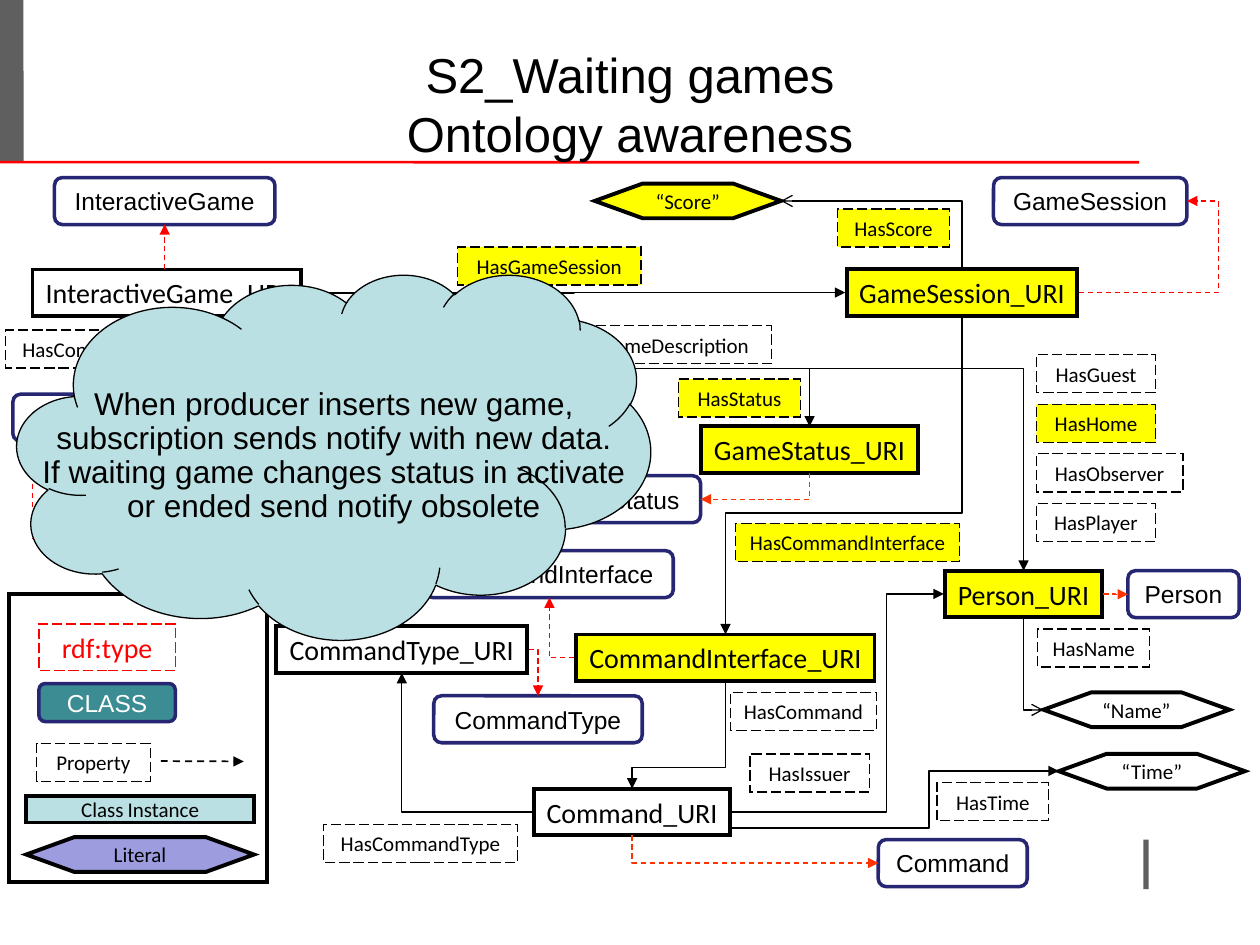
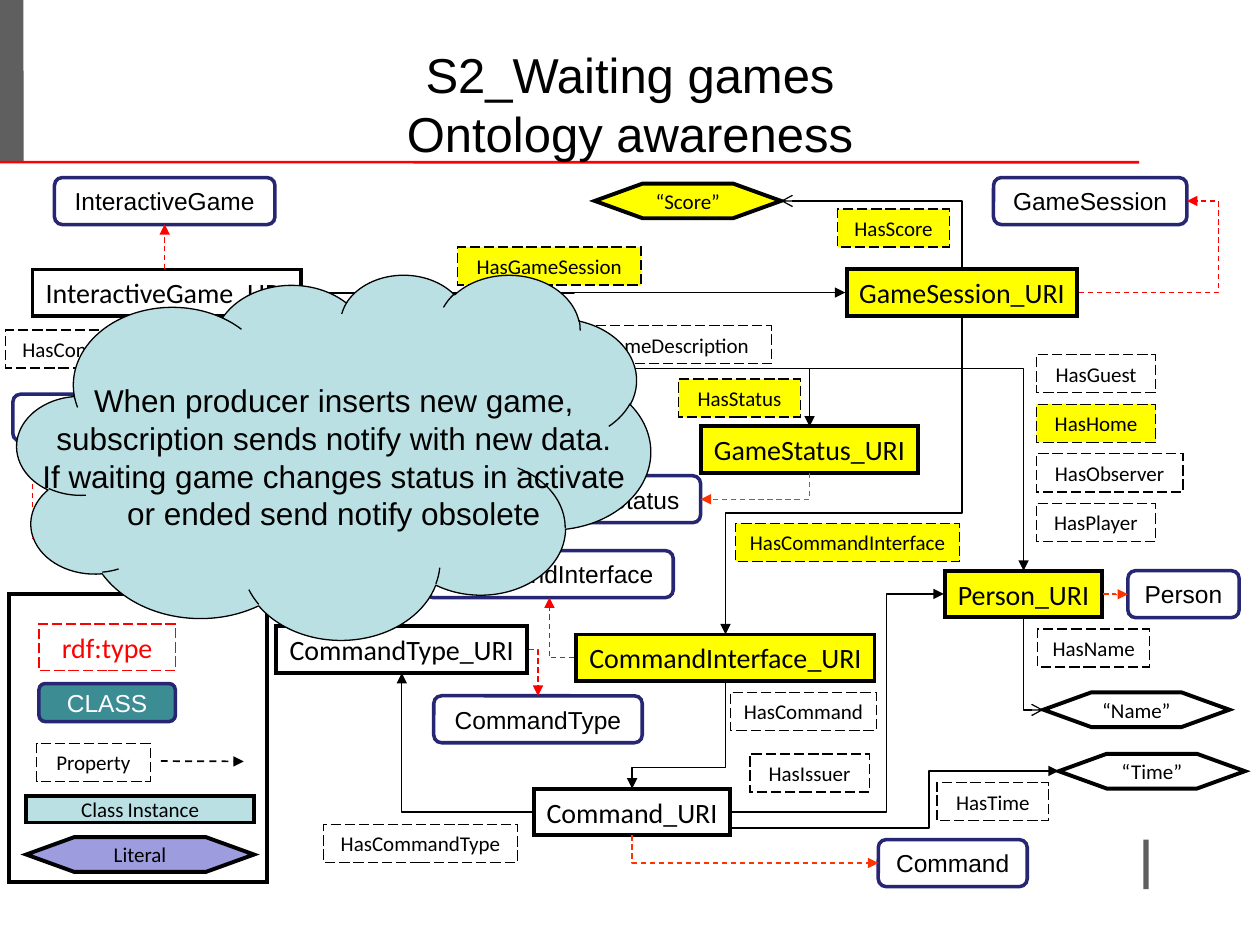
Before and after one commit to LeoIannacone/Rock-Paper-Scissors-Lizard-Spock, a slide deck: slide 18 of doc/ProjectTemplate.ppt (slide 17 before the commit). Drawn at 1260x945 pixels with LibreOffice and Linux fonts; fonts in the diff are those of the drawing; background and template pictures are left out. Boxes give left, top, right and bottom in pixels: in the first picture for what was removed or moved away, otherwise in the second. Text is boxed around its words. In the diff, an @@ line names an element or a change of style, - is before the commit and + after.

```diff
--- a/doc/ProjectTemplate.ppt
+++ b/doc/ProjectTemplate.ppt
@@ freeform shape "When producer inserts new game, ..." at <box>18,275,651,640</box>: line spacing 0.9 to 1 @@
```
Also in this commit, not shown: 13 other slides changed, 4 slides added, 1 other file.
